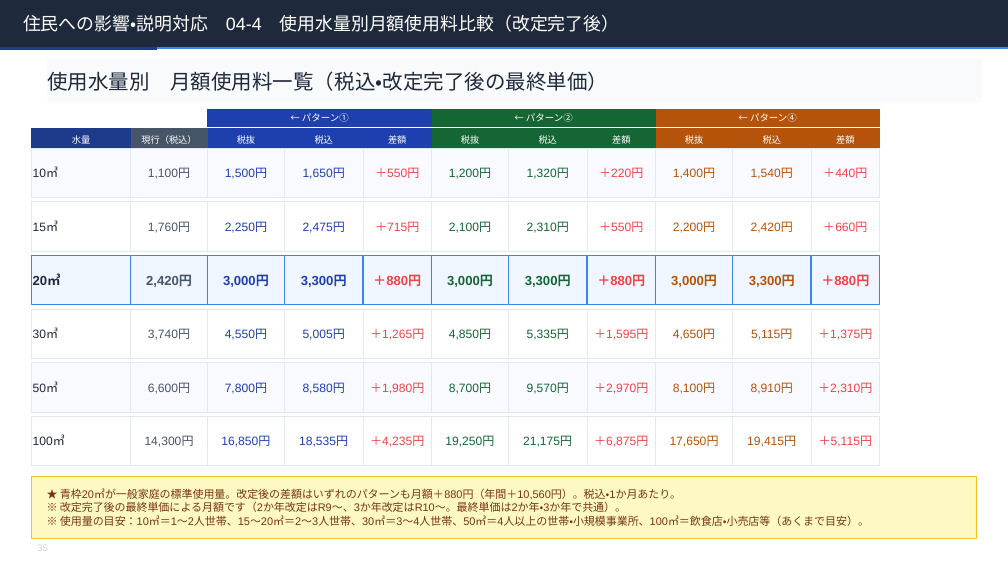
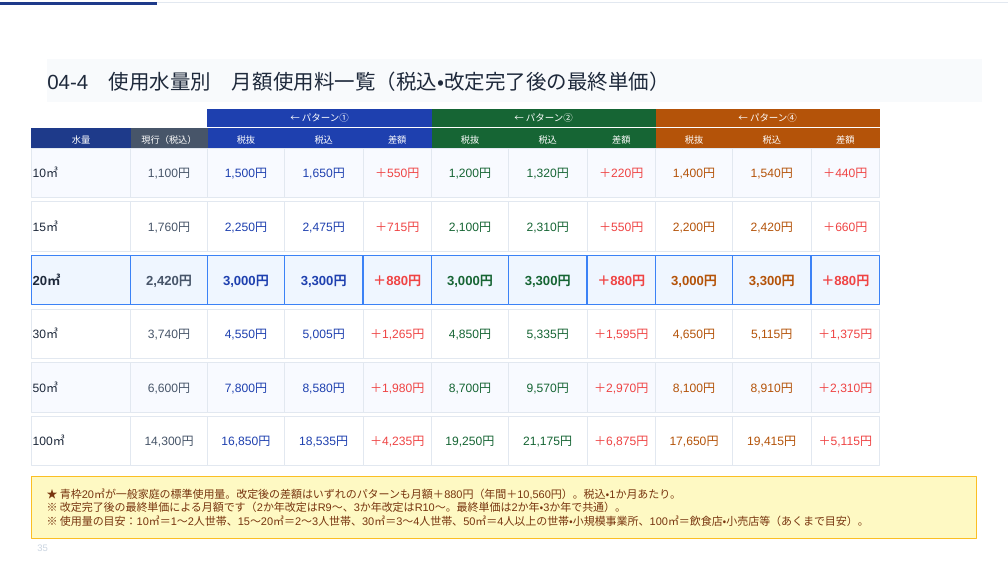
Before and after one commit to ryowakayama-gif/repository, a slide deck: slide 35 of rokko_sewage_council/output/六戸町_第2回審議会資料.pptx. Drawn at 1008x567 pixels with LibreOffice and Linux fonts; fonts in the diff are those of the drawing. Boxes give left, top, right and bottom in pixels: in the first picture for what was removed or moved away, otherwise in the second. Text is boxed around its words. In the diff, an @@ line names an element or a change of style, - is before the commit and + after.

```diff
--- a/rokko_sewage_council/output/六戸町_第2回審議会資料.pptx
+++ b/rokko_sewage_council/output/六戸町_第2回審議会資料.pptx
@@ freeform shape: place and size @@
-freeform shape at (0, 47, 157, 50)
+freeform shape at (0, 2, 157, 5)
@@ freeform shape: place and size @@
-freeform shape at (0, 47, 1008, 48)
+freeform shape at (0, 2, 1008, 3)
@@ freeform shape at (0, 2, 1008, 3): fill #3B82F6 to #E2E8F0 @@
@@ freeform shape removed at (0, 0, 1008, 47) @@
-住民への影響・説明対応 04-4 使用水量別月額使用料比較（改定完了後）
@@ text in freeform shape at (47, 71, 670, 91): text changed @@
-使用水量別 月額使用料一覧（税込・改定完了後の最終単価）
+04-4 使用水量別 月額使用料一覧（税込・改定完了後の最終単価）
```
Also in this commit, not shown: 30 other slides changed, 3 other files.
